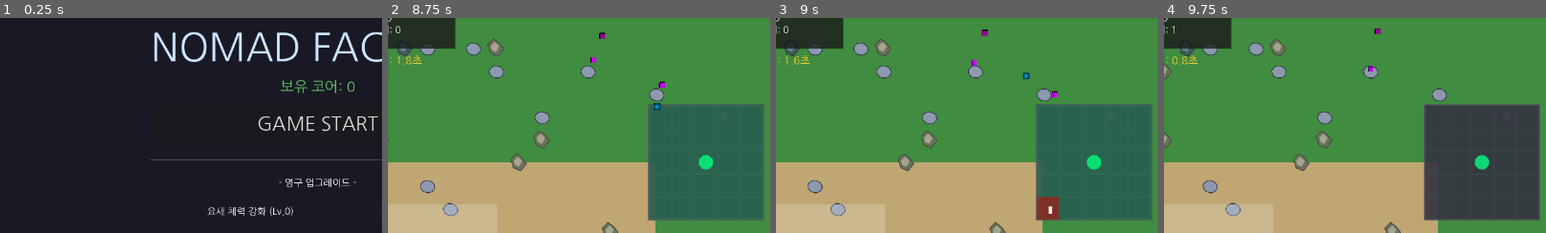
Above: before the commit, frames 1-4 (left to right).
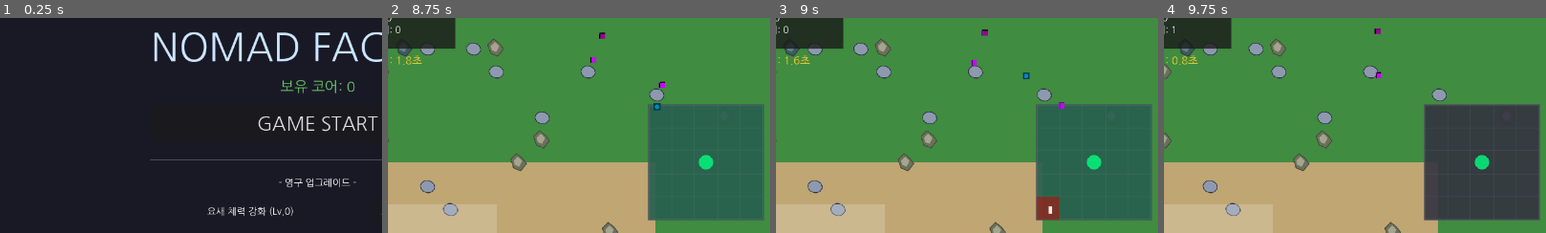
Above: after the commit, the same moments.

Repository: krWebfirewood/nomad-factory
Game: Godot game, scene res://scenes/title_screen.tscn
The game is run twice, just before and just after one commit, with the same random seed, the same clock (stepped at 60 frames per second) and the same inputs.
Inputs (mouse positions are % of the whole screen's width and height, from its top left):
- Up to frame 1 (0.25 s): no input
- Up to frame 2 (8.75 s): click "GAME START" at 0.5 s; click "건설" at 1.25 s; click "대쉬 [Shift]" at 2 s; click "▲" at 2.75 s; click "▼" at 3.5 s; click "1:기관총 (나무5,돌5)" at 4.25 s; click "회전" at 5 s; click "취소" at 5.75 s; tap Enter at 6.5 s; move the mouse to (72, 45) at 6.52 s; hold Right (ui_right) 6.53-7.25 s; hold Shift 6.53-7.25 s; click (72, 45) at 6.67 s; tap Space at 6.77 s; drag from (30, 55) to (45, 38) at 7.27 s; move the mouse to (60, 28) at 8.02 s; hold Right (ui_right) from 8.03 s (still down); tap 2 at 8.1 s; click (60, 28) at 8.17 s
- Up to frame 3 (9 s): release Right (ui_right) at 8.75 s; drag from (45, 70) to (43, 37) at 8.77 s
- Up to frame 4 (9.75 s): tap Space at 9.5 s; move the mouse to (80, 65) at 9.52 s; hold Left (ui_left) from 9.53 s (still down); tap 5 at 9.6 s; click (80, 65) at 9.67 s
The pictures show only the part of the screen within x 8-58%, y 16-66%; the shares and areas given below are measured in that part.

Frames 1-2 are identical in both runs. In frame 3, less than 0.1% of the frame differs, in the area x 72-76%, y 33-43%; in frame 4, less than 0.1%.

Commit message:
Fix item orbiting issue and instant building issue on mouse press

Diff:
--- a/scripts/dropped_item.gd
+++ b/scripts/dropped_item.gd
@@ -38,9 +38,8 @@
 		# 타겟을 향해 자석처럼 끌려감
 		if is_instance_valid(target):
 			var dir = (target.global_position - global_position).normalized()
-			velocity += dir * 2000.0 * delta # 가속도
-			if velocity.length() > max_speed:
-				velocity = velocity.normalized() * max_speed
+			# 자연스럽게 방향을 틀면서 최고 속도로 가속 (오빗 현상 방지)
+			velocity = velocity.lerp(dir * max_speed, 8.0 * delta)
 			position += velocity * delta
 
 			if global_position.distance_to(target.global_position) < 40.0:
--- a/scripts/player.gd
+++ b/scripts/player.gd
@@ -899,23 +899,28 @@
 	joystick_vector = dir * (dist / 80.0)
 
 func _unhandled_input(event):
-	if event is InputEventMouseButton and event.button_index == MOUSE_BUTTON_LEFT and event.pressed:
+	if event is InputEventMouseButton and event.button_index == MOUSE_BUTTON_LEFT:
 		if Time.get_ticks_msec() - last_action_time < 200:
 			return
 
-		build_pressed_this_frame = true
-		if build_type == 0 and moving_building == null:
-			var target = get_hovered_fortress()
-			if target != null:
-				var mouse_world_pos = get_canvas_transform().affine_inverse() * event.position
-				var target_local_pos = target.to_local(mouse_world_pos)
-				var grid_pos = FactoryManager.get_local_grid_pos(target_local_pos)
-				if floor_grids[current_floor].has(grid_pos):
-					open_context_ui(floor_grids[current_floor][grid_pos])
+		if event.pressed:
+			# 마우스/터치 눌렀을 때: 기존 건물 선택 (업그레이드 창 열기)
+			if build_type == 0 and moving_building == null:
+				var target = get_hovered_fortress()
+				if target != null:
+					var mouse_world_pos = get_canvas_transform().affine_inverse() * event.position
+					var target_local_pos = target.to_local(mouse_world_pos)
+					var grid_pos = FactoryManager.get_local_grid_pos(target_local_pos)
+					if floor_grids[current_floor].has(grid_pos):
+						open_context_ui(floor_grids[current_floor][grid_pos])
+					else:
+						if is_instance_valid(building_context_panel): building_context_panel.visible = false
 				else:
 					if is_instance_valid(building_context_panel): building_context_panel.visible = false
-			else:
-				if is_instance_valid(building_context_panel): building_context_panel.visible = false
+		else:
+			# 마우스/터치 뗐을 때: 건물 건설 확정
+			if build_type != 0 or moving_building != null:
+				build_pressed_this_frame = true
 	elif event is InputEventMouseButton and event.button_index == MOUSE_BUTTON_RIGHT and event.pressed:
 		if build_type != 0:
 			set_build_type(0)
@@ -1558,6 +1563,7 @@
 
 	# 이동 상태 설정
 	build_type = -1 # 이동 모드
+	last_action_time = Time.get_ticks_msec()
 	if is_instance_valid(build_preview): build_preview.visible = true
 	# 이동할 건물을 안보이게 처리하거나 투명하게 할 수 있지만, 여기서는 그대로 둡니다.
 
